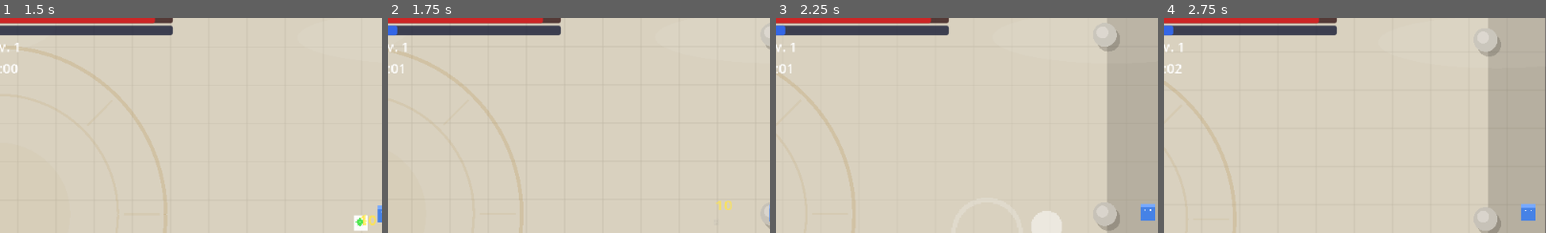
Above: before the commit, frames 1-4 (left to right).
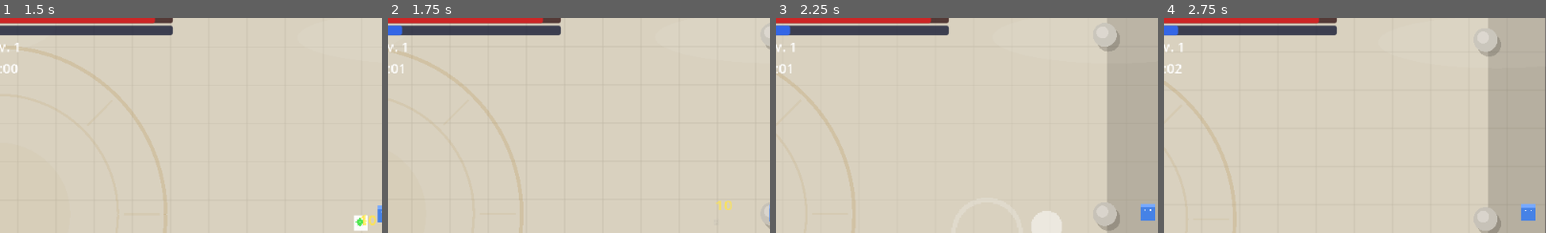
Above: after the commit, the same moments.

Repository: LshMakh/RealmWarfare
Game: Godot game, scene res://scenes/main_menu/main_menu.tscn
Two runs of this game, one before a commit and one after it. Both use one fixed random seed, a clock stepped at 60 frames per second and the inputs below.
Inputs (mouse positions are % of the whole screen's width and height, from its top left):
- Up to frame 1 (1.5 s): click "PLAY" at 0.5 s; move the mouse to (72, 45) at 1.27 s; hold D (move_right) from 1.28 s (still down); click (72, 45) at 1.42 s
- Up to frame 2 (1.75 s): keep holding D (move_right)
- Up to frame 3 (2.25 s): release D (move_right) at 2 s; drag from (30, 55) to (54, 50) at 2.02 s
- Up to frame 4 (2.75 s): no input
The pictures show only the part of the screen within x 2-52%, y 5-55%; the shares and areas given below are measured in that part.

Frame 1 is identical in both runs. In frame 2, less than 0.1% of the frame differs, in the area x 2-4%, y 3-8%; in frame 3, less than 0.1%; in frame 4, less than 0.1%.

Commit message:
refactor: update foundation data models, signals, and enums for MVP polish

Diff:
--- a/data/blessings/blessing_data.gd
+++ b/data/blessings/blessing_data.gd
@@ -17,3 +17,15 @@
 @export var radius: float = 0.0
 @export var projectile_speed: float = 250.0
 @export var projectile_count: int = 1
+
+# Level system
+@export var max_level: int = 5
+@export var level_stats: Array[Dictionary] = []  ## Per-level stats, index 0 = level 1
+@export var level_descriptions: Array[String] = []  ## Short description per level
+
+
+func get_stat(level: int, stat_name: String, default_value: Variant = 0) -> Variant:
+	var idx: int = clampi(level - 1, 0, level_stats.size() - 1)
+	if idx < level_stats.size() and level_stats[idx].has(stat_name):
+		return level_stats[idx][stat_name]
+	return default_value
--- a/data/enemies/cerberus_data.tres
+++ b/data/enemies/cerberus_data.tres
@@ -13,4 +13,4 @@
 sprite_texture = ExtResource("2")
 is_boss = true
 collision_radius = 14.0
-behavior_type = 4
+behavior_type = 6
--- a/data/enemies/cyclops_data.tres
+++ b/data/enemies/cyclops_data.tres
@@ -13,4 +13,4 @@
 sprite_texture = ExtResource("2")
 is_boss = false
 collision_radius = 10.0
-behavior_type = 2
+behavior_type = 3
--- a/data/enemies/enemy_data.gd
+++ b/data/enemies/enemy_data.gd
@@ -1,7 +1,7 @@
 class_name EnemyData
 extends Resource
 
-enum BehaviorType { CHASE, ZIGZAG, TANK_SLAM, CHARGER, BOSS }
+enum BehaviorType { SWARM, DIVER, CHARGER, TANK_SLAM, KITER, ZONER, BOSS }
 
 @export var name: String = ""
 @export var max_health: int = 20
@@ -11,4 +11,4 @@
 @export var sprite_texture: Texture2D
 @export var is_boss: bool = false
 @export var collision_radius: float = 6.0
-@export var behavior_type: BehaviorType = BehaviorType.CHASE
+@export var behavior_type: BehaviorType = BehaviorType.SWARM
--- a/data/enemies/minotaur_data.tres
+++ b/data/enemies/minotaur_data.tres
@@ -13,4 +13,4 @@
 sprite_texture = ExtResource("2")
 is_boss = false
 collision_radius = 8.0
-behavior_type = 3
+behavior_type = 2
--- a/scripts/autoload/game_events.gd
+++ b/scripts/autoload/game_events.gd
@@ -5,7 +5,7 @@
 signal run_ended(result: Dictionary)
 
 # Combat
-signal enemy_killed(position: Vector2)
+signal enemy_killed(position: Vector2, xp_value: int)
 signal player_damaged(amount: int)
 signal player_died
 
@@ -26,6 +26,16 @@
 # Pickups
 signal powerup_collected(pickup_data: Resource, position: Vector2)
 
+# Abilities
+signal active_ability_used
+
+# Discoveries & progression
+signal discovery_made(discovery_id: String, discovery_name: String)
+signal personal_best_broken(category: String, value: float)
+
+# Environment
+signal hazard_spawned(hazard_type: String, position: Vector2)
+
 # UI
 signal show_level_up_ui(choices: Array)
 signal hide_level_up_ui
--- a/scripts/autoload/game_state.gd
+++ b/scripts/autoload/game_state.gd
@@ -3,7 +3,7 @@
 # Current run state
 var player_level: int = 1
 var player_xp: int = 0
-var xp_to_next_level: int = 10
+var xp_to_next_level: int = 8
 var kills: int = 0
 var run_time: float = 0.0
 var current_wave: int = 0
@@ -11,17 +11,37 @@
 var is_run_active: bool = false
 var magnet_active: bool = false
 
+# Ability charge
+var ability_charge: float = 0.0
+var ability_charge_max: float = 100.0
+
+# Meta-currency
+var favor: int = 0
+
+# Unscaled time tracking (immune to hitstop / Engine.time_scale)
+var _run_start_ticks: int = 0
+
+# XP curve thresholds (level 1 -> 2 uses index 0, etc.)
+const XP_THRESHOLDS: Array[int] = [8, 12, 16, 22, 30, 40, 52, 66, 82, 100, 120, 142, 166, 192]
+
+
+func _process(_delta: float) -> void:
+	if is_run_active:
+		run_time = float(Time.get_ticks_msec() - _run_start_ticks) / 1000.0
+
 
 func start_new_run() -> void:
 	player_level = 1
 	player_xp = 0
-	xp_to_next_level = 10
+	xp_to_next_level = XP_THRESHOLDS[0]
 	kills = 0
 	run_time = 0.0
 	current_wave = 0
 	active_blessings.clear()
 	magnet_active = false
+	ability_charge = 0.0
 	is_run_active = true
+	_run_start_ticks = Time.get_ticks_msec()
 	GameEvents.run_started.emit()
 
 
@@ -44,6 +64,22 @@
 		GameEvents.level_up.emit(player_level)
 
 
+func add_ability_charge(amount: float) -> void:
+	ability_charge = minf(ability_charge + amount, ability_charge_max)
+
+
+func use_ability() -> bool:
+	if ability_charge < ability_charge_max:
+		return false
+	ability_charge = 0.0
+	GameEvents.active_ability_used.emit()
+	return true
+
+
 func _calculate_xp_threshold(level: int) -> int:
-	# XP curve: 10, 15, 22, 33, 50, ...
-	return int(10 * pow(1.5, level - 1))
+	var idx: int = level - 1  # level 1 -> index 0
+	if idx < XP_THRESHOLDS.size():
+		return XP_THRESHOLDS[idx]
+	# Beyond the table: last threshold + 30 per extra level
+	var extra_levels: int = idx - XP_THRESHOLDS.size() + 1
+	return XP_THRESHOLDS[XP_THRESHOLDS.size() - 1] + 30 * extra_levels
--- a/scripts/entities/enemy_base.gd
+++ b/scripts/entities/enemy_base.gd
@@ -152,9 +152,9 @@
 		return
 	_behavior_time += delta
 	match data.behavior_type:
-		EnemyData.BehaviorType.CHASE:
+		EnemyData.BehaviorType.SWARM:
 			_behavior_chase()
-		EnemyData.BehaviorType.ZIGZAG:
+		EnemyData.BehaviorType.DIVER:
 			_behavior_zigzag()
 		EnemyData.BehaviorType.TANK_SLAM:
 			_behavior_tank_slam(delta)
@@ -351,7 +351,7 @@
 		_minion_spawn_timer -= delta
 		if _minion_spawn_timer <= 0.0:
 			_minion_spawn_timer = 5.0
-			GameEvents.enemy_killed.emit(global_position)
+			GameEvents.enemy_killed.emit(global_position, 0)
 
 	# Phase 3: AoE pulse
 	if _boss_phase >= 3:
@@ -532,7 +532,7 @@
 
 
 func _play_death_effect() -> void:
-	GameEvents.enemy_killed.emit(global_position)
+	GameEvents.enemy_killed.emit(global_position, data.xp_reward)
 	var tween := create_tween()
 	tween.set_parallel(true)
 	tween.tween_property(self, "modulate", Color(1, 1, 1, 0), 0.3)
@@ -542,7 +542,7 @@
 
 
 func _play_boss_death_effect() -> void:
-	GameEvents.enemy_killed.emit(global_position)
+	GameEvents.enemy_killed.emit(global_position, data.xp_reward)
 	GameEvents.boss_died.emit(global_position)
 	# White flash
 	sprite.modulate = Color(10, 10, 10, 1)
--- a/scripts/systems/wave_manager.gd
+++ b/scripts/systems/wave_manager.gd
@@ -54,7 +54,6 @@
 		return
 
 	_run_time += delta
-	GameState.run_time = _run_time
 
 	match _state:
 		WaveState.IDLE:
@@ -271,7 +270,7 @@
 
 # --- Kill tracking & drops ---
 
-func _on_enemy_killed(pos: Vector2) -> void:
+func _on_enemy_killed(pos: Vector2, xp_value: int) -> void:
 	GameState.kills += 1
 	_wave_enemies_remaining = maxi(_wave_enemies_remaining - 1, 0)
 
@@ -282,7 +281,7 @@
 	if xp_pool:
 		var gem: Node = xp_pool.get_instance()
 		if gem and gem.has_method("activate"):
-			gem.activate(pos, 1, player)
+			gem.activate(pos, xp_value, player)
 
 
 func _spawn_powerup(pos: Vector2) -> void:
